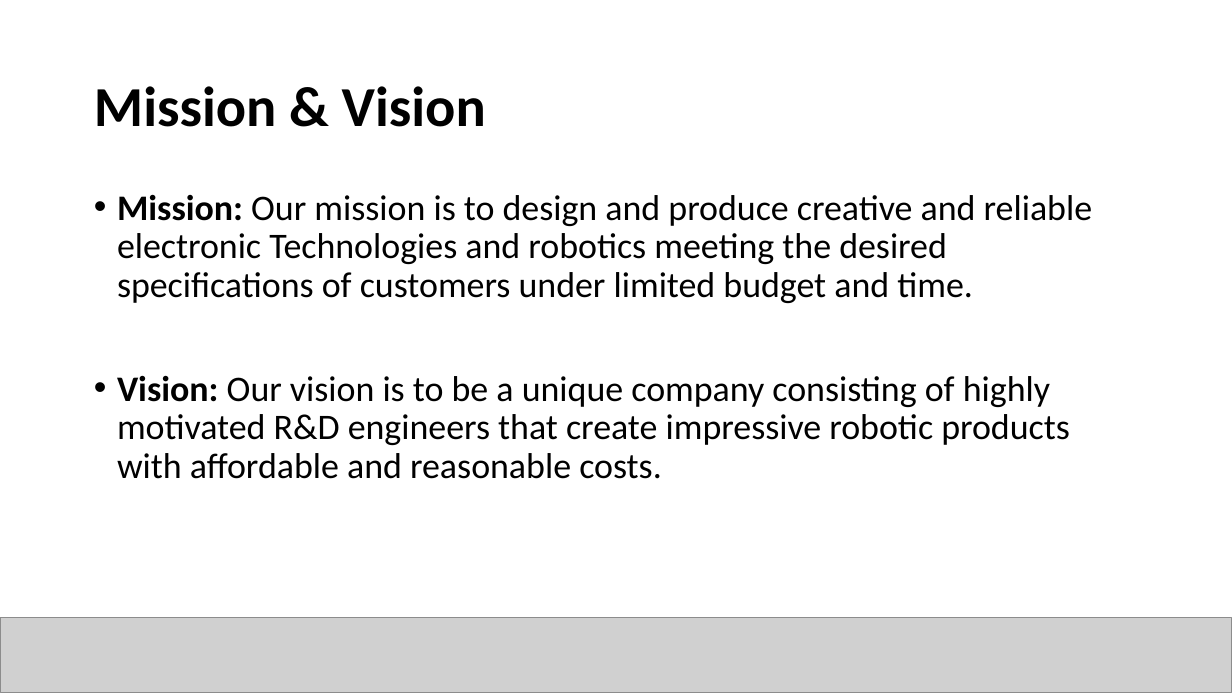
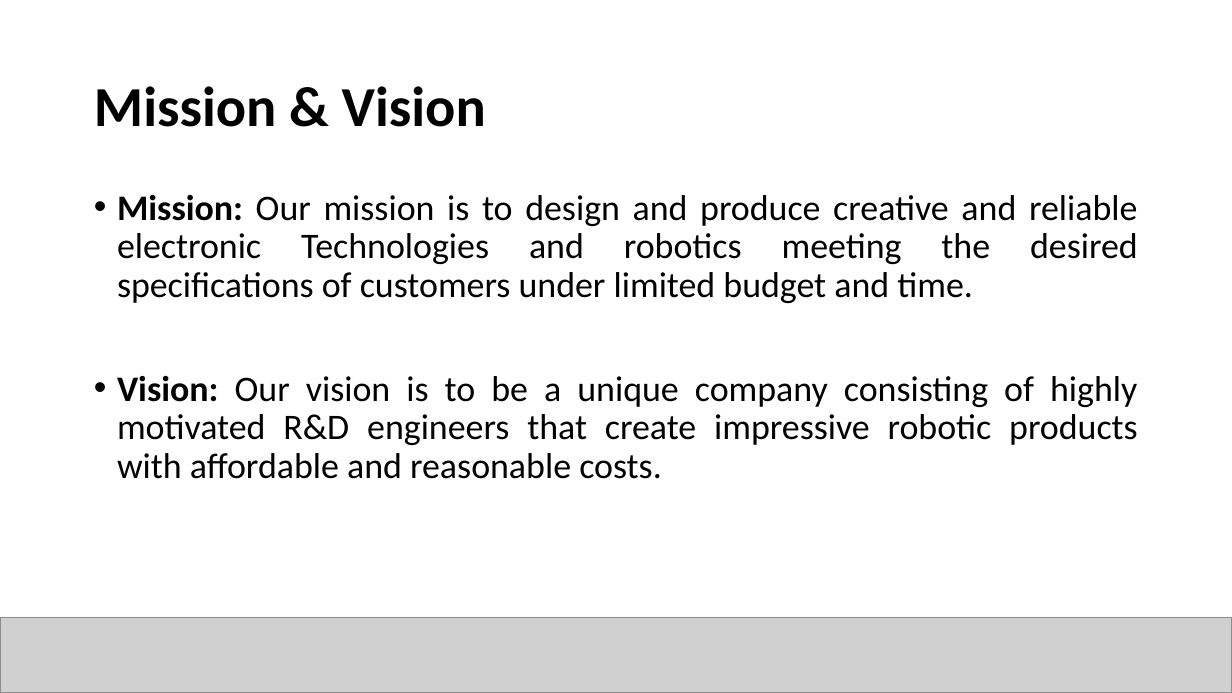
Before and after one commit to canerpotur/TROY-TECH, a slide deck: slide 6 of Troy Tech - Presentation/TROY- Hasan OZKARA_yeni.pptx. Drawn at 1232x693 pixels with LibreOffice and Linux fonts; fonts in the diff are those of the drawing; grey boxes stand for pictures. Boxes give left, top, right and bottom in pixels: in the first picture for what was removed or moved away, otherwise in the second. Text is boxed around its words. In the diff, an @@ line names an element or a change of style, - is before the commit and + after.

```diff
--- a/Troy Tech - Presentation/TROY- Hasan OZKARA_yeni.pptx
+++ b/Troy Tech - Presentation/TROY- Hasan OZKARA_yeni.pptx
@@ text "Mission: Our mission is to ..." at box(117, 194, 1138, 479): alignment left to justified @@
```
Also in this commit, not shown: 3 other slides changed.
